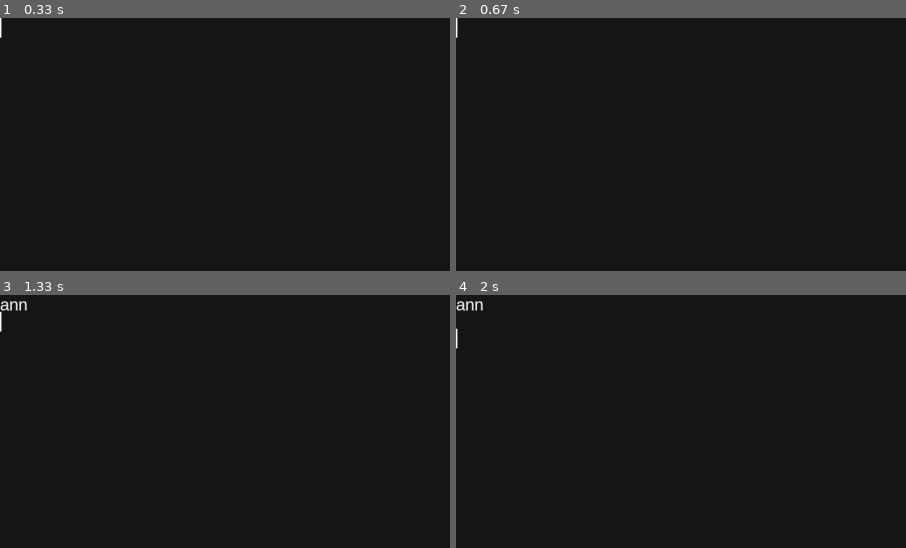
Above: before the commit, frames 1-4 (two rows, left to right).
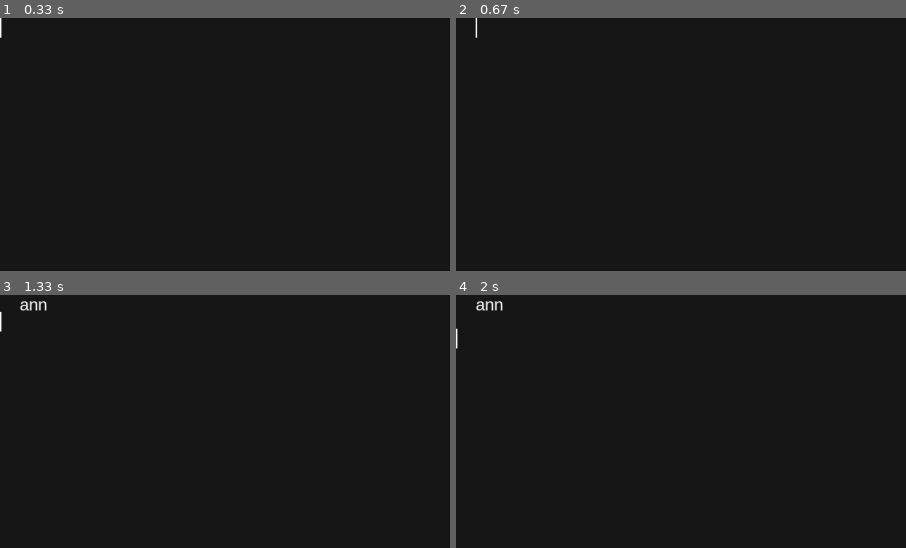
Above: after the commit, the same moments.

Repository: jonasek369/pygame-text-editor
Game: pygame game, started from main.py
Two runs of this game, one before a commit and one after it. Both use one fixed random seed, a clock stepped at 60 frames per second and the inputs below.
Inputs:
- Up to frame 1 (0.33 s): no input
- Up to frame 2 (0.67 s): hold Tab from 0.33 s (still down); hold Right from 0.33 s (still down)
- Up to frame 3 (1.33 s): release Tab at 0.8 s; release Right at 0.8 s; type "an" at 0.88 s; type "n" at 1.08 s; tap Enter at 1.22 s
- Up to frame 4 (2 s): tap Enter at 1.43 s
The pictures show only the part of the screen within x 0-50%, y 0-50%; the shares and areas given below are measured in that part.

Frame 1 is identical in both runs. In frame 2, less than 0.1% of the frame differs, in the area x 0-5%, y 0-8%; in frame 3, 0.3%, in the area x 0-11%, y 2-7%; in frame 4, 0.3%.

Commit message:
added TAB and updated README.md with todos

Diff:
--- a/main.py
+++ b/main.py
@@ -180,6 +180,11 @@
                                                            :current_cursor.pos.x - 1] + \
                                                            current_buffer[current_cursor.pos.y][current_cursor.pos.x:]
                     current_cursor.pos.x -= 1
+        if event.key == pygame.K_TAB:
+            current_buffer[current_cursor.pos.y] = current_buffer[current_cursor.pos.y][
+                                                   :current_cursor.pos.x] + "    " + \
+                                                   current_buffer[current_cursor.pos.y][current_cursor.pos.x:]
+            current_cursor.pos.x += 4
 
         if event.key == pygame.K_ESCAPE:
             self.cmd_mode = not self.cmd_mode
--- a/settings/editor.json
+++ b/settings/editor.json
@@ -7,5 +7,5 @@
     "window-refreshrate": 240,
     "color-background": [24, 24, 24],
     "color-text": [255, 255, 255],
-    "color-commandline": [0, 0, 255]
+    "color-commandline": [50, 50, 50]
 }
Not shown, changed: README.md
